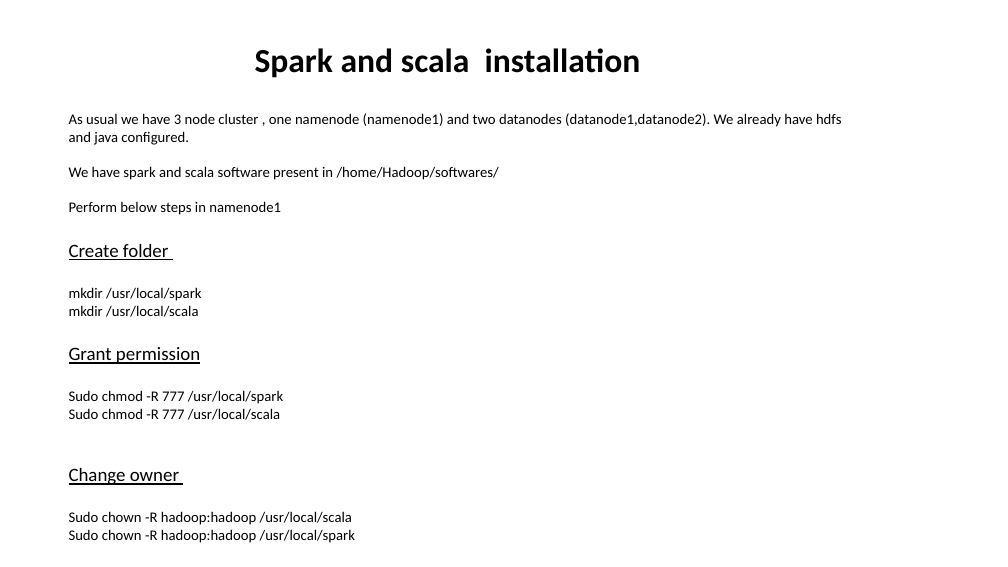
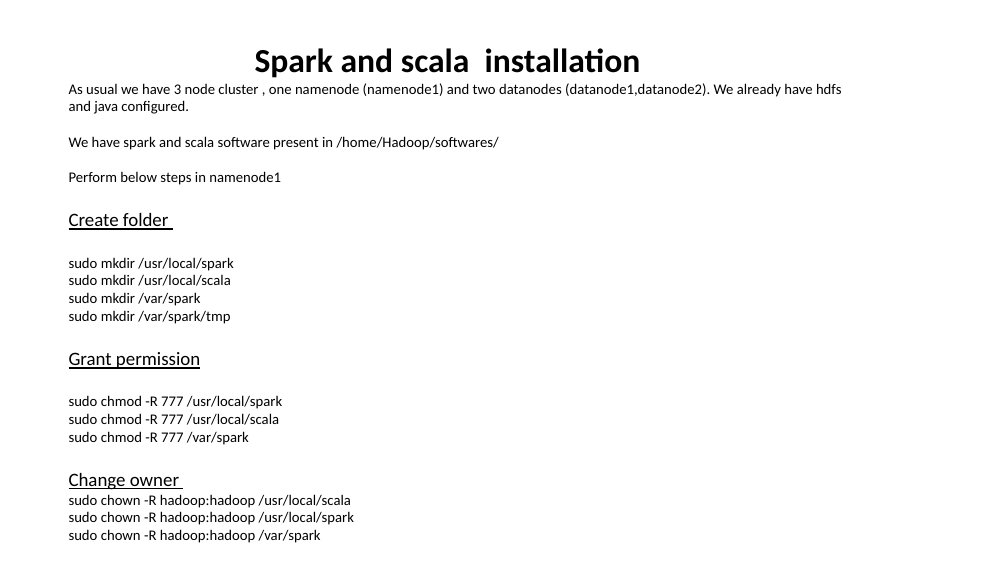
Before and after one commit to aashmishra/Bigdata_ppt, a slide deck: slide 4 of sparkscala.pptx. Drawn at 1008x567 pixels with LibreOffice and Linux fonts; fonts in the diff are those of the drawing. Boxes give left, top, right and bottom in pixels: in the first picture for what was removed or moved away, otherwise in the second. Text is boxed around its words. In the diff, an @@ line names an element or a change of style, - is before the commit and + after.

```diff
--- a/sparkscala.pptx
+++ b/sparkscala.pptx
@@ text "As usual we have 3 ...": place and size @@
-text "As usual we have 3 ..." at (69,113,842,543)
+text "As usual we have 3 ..." at (69,83,842,543)
@@ text at (69,257,233,324): text changed @@
-mkdir /usr/local/spark
-mkdir /usr/local/scala
+sudo mkdir /usr/local/spark
+sudo mkdir /usr/local/scala
+sudo mkdir /var/spark
+sudo mkdir /var/spark/tmp
@@ text at (69,395,282,445): text changed @@
-Sudo chmod -R 777 /usr/local/spark
-Sudo chmod -R 777 /usr/local/scala
+sudo chmod -R 777 /usr/local/spark
+sudo chmod -R 777 /usr/local/scala
+sudo chmod -R 777 /var/spark
@@ text at (69,494,354,543): text changed @@
-Sudo chown -R hadoop:hadoop /usr/local/scala
-Sudo chown -R hadoop:hadoop /usr/local/spark
+sudo chown -R hadoop:hadoop /usr/local/scala
+sudo chown -R hadoop:hadoop /usr/local/spark
+sudo chown -R hadoop:hadoop /var/spark
```
Also in this commit, not shown: 3 other slides changed.
